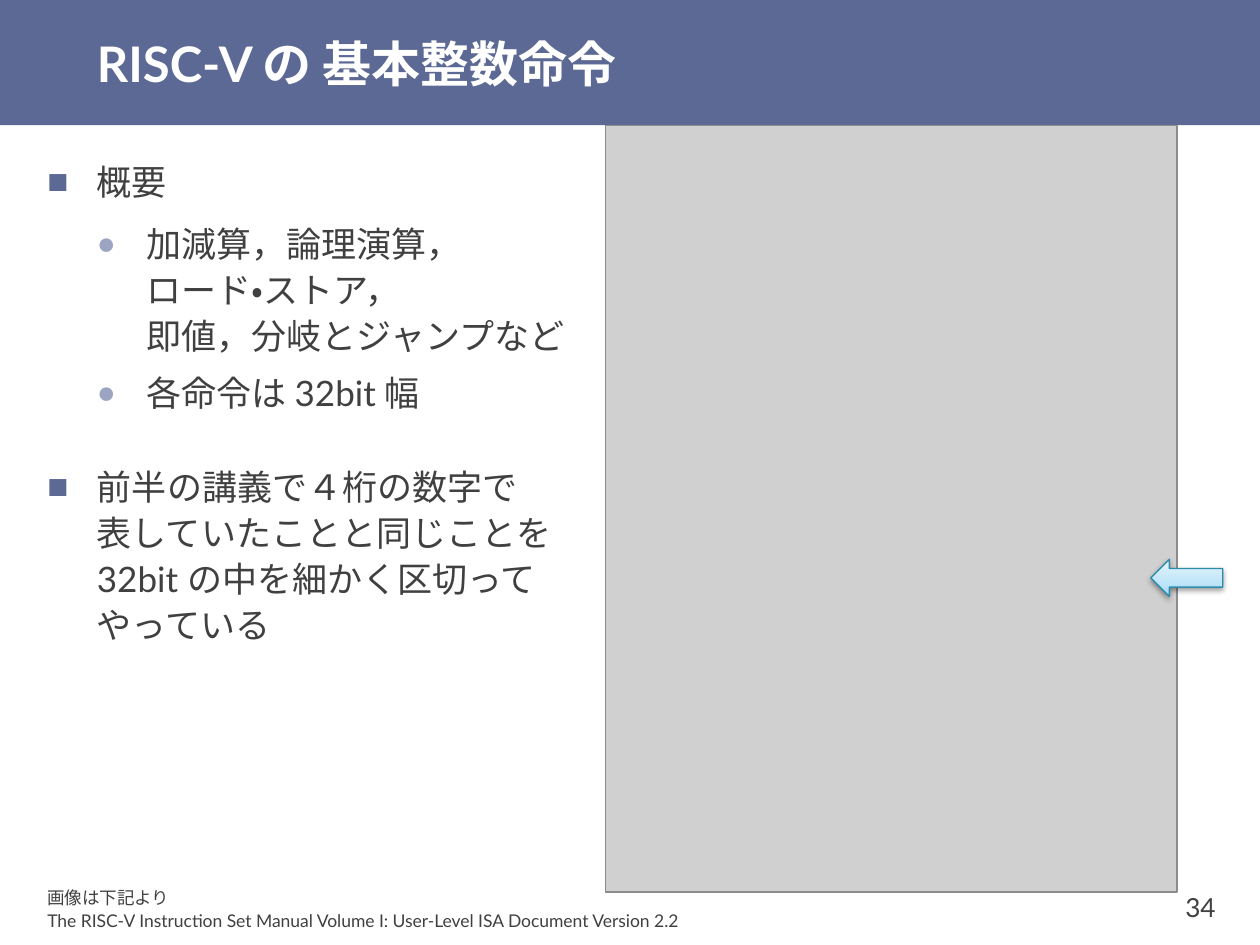
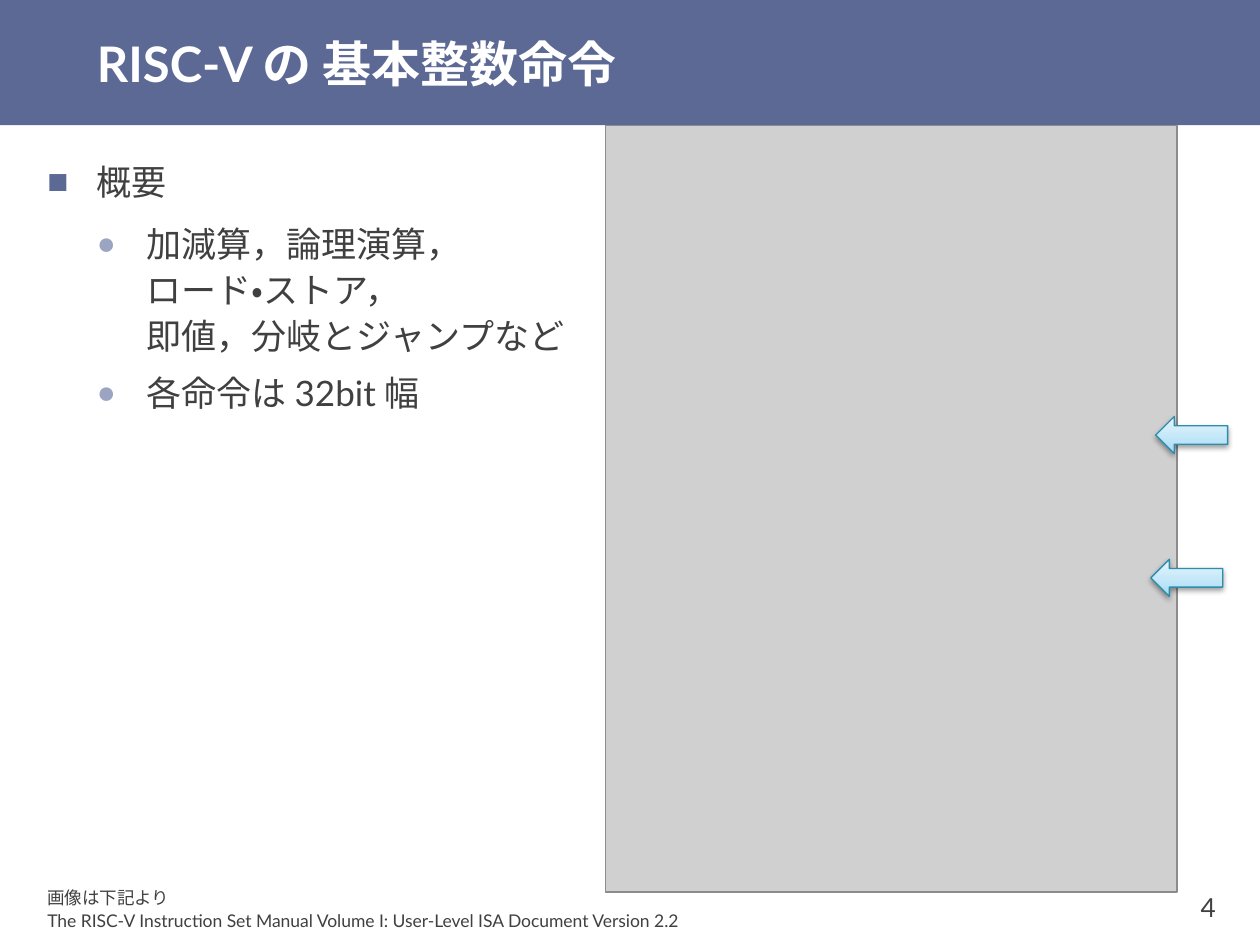
Before and after one commit to shioyadan/otya-computer-architecture-i, a slide deck: slide 4 of cai-shioya-07.pptx (slide 34 before the commit). Drawn at 1260x945 pixels with LibreOffice and Linux fonts; fonts in the diff are those of the drawing; grey boxes stand for pictures. Boxes give left, top, right and bottom in pixels: in the first picture for what was removed or moved away, otherwise in the second. Text is boxed around its words. In the diff, an @@ line names an element or a change of style, - is before the commit and + after.

```diff
--- a/cai-shioya-07.pptx
+++ b/cai-shioya-07.pptx
@@ right arrow added at <box>1155,417,1227,455</box>, fill gradient #A2D9F7 to #BFE4F8 to #E6F5FD, outline #2E8DAB 0.75 pt @@
@@ text at <box>97,470,552,640</box>: paragraph removed @@
-■ 前半の講義で４桁の数字で
-  表していたことと同じことを
-  32bit の中を細かく区切って
-  やっている
@@ page number at <box>1201,898,1216,917</box>: text changed @@
-34
+4
```
Also in this commit, not shown: 12 other slides changed, 22 slides added, 28 slides removed, 1 other file.
